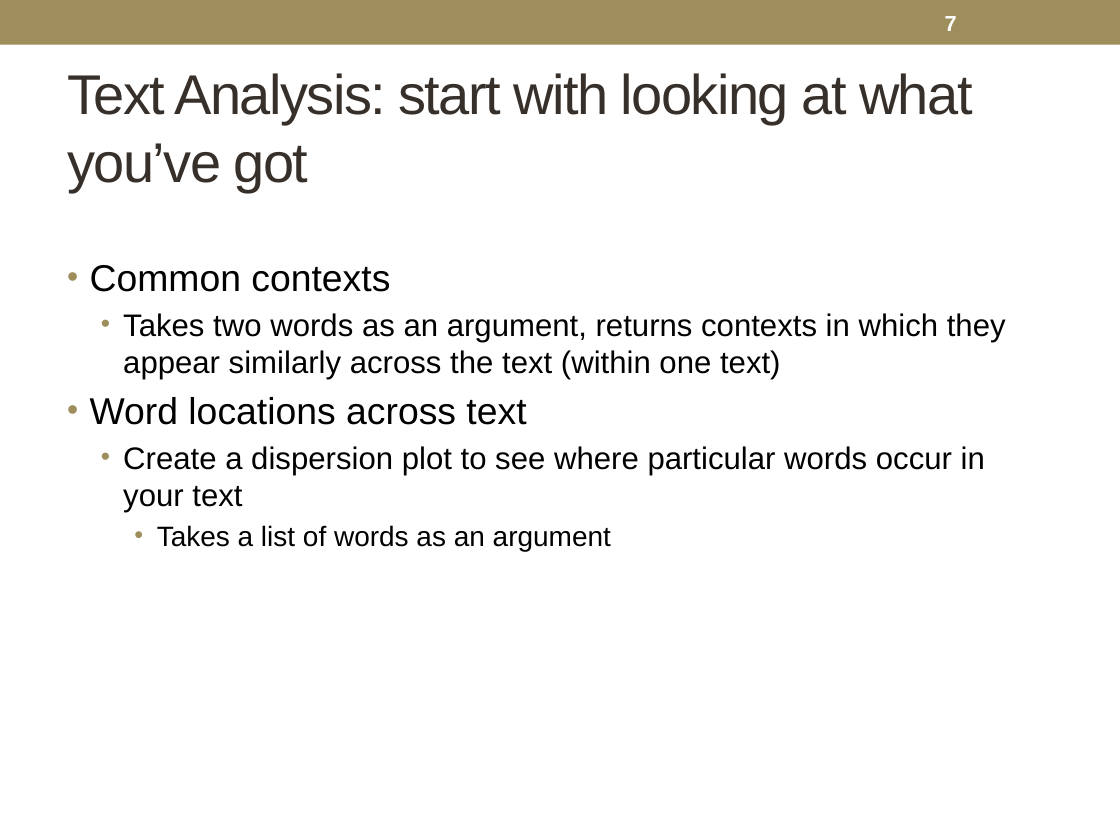
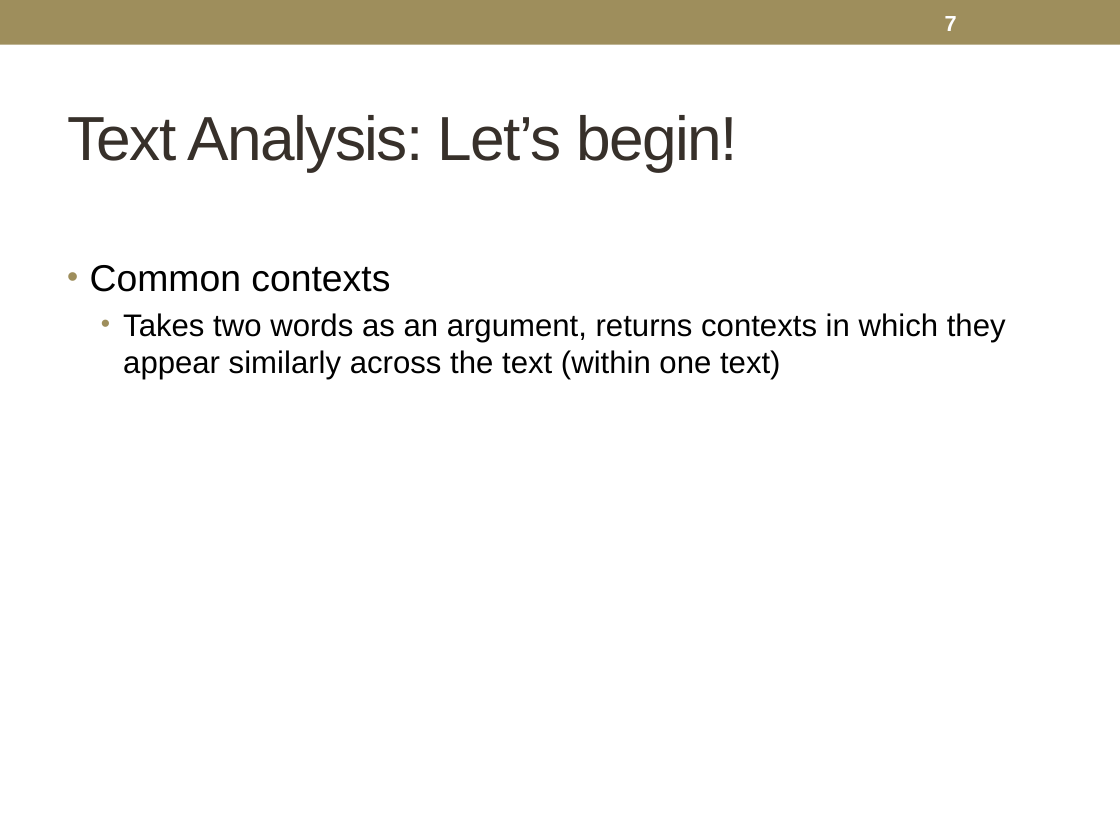
Before and after one commit to rachelrakov/df_code, a slide deck: slide 7 of GCDRI_TextAnalysisClass_2018.pptx. Drawn at 1120x840 pixels with LibreOffice and Linux fonts; fonts in the diff are those of the drawing. Boxes give left, top, right and bottom in pixels: in the first picture for what was removed or moved away, otherwise in the second. Text is boxed around its words. In the diff, an @@ line names an element or a change of style, - is before the commit and + after.

```diff
--- a/GCDRI_TextAnalysisClass_2018.pptx
+++ b/GCDRI_TextAnalysisClass_2018.pptx
@@ title at [67,115,738,171]: text changed; size 36 to 40 pt @@
-Text Analysis: start with looking at what you’ve got
+Text Analysis: Let’s begin!
@@ text at [90,397,985,551]: paragraphs removed @@
-• Word locations across text
-  • Create a dispersion plot to see where particular words occur in your text
-    • Takes a list of words as an argument
```
Also in this commit, not shown: 4 other slides changed.
